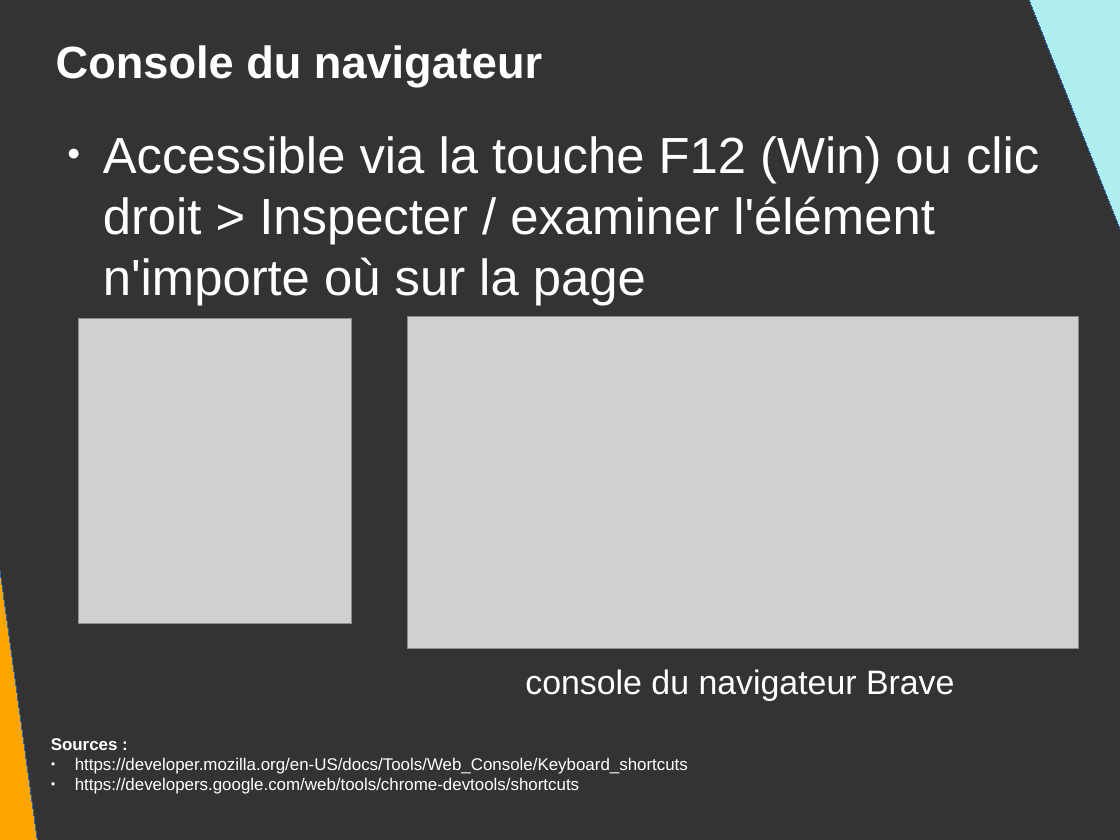
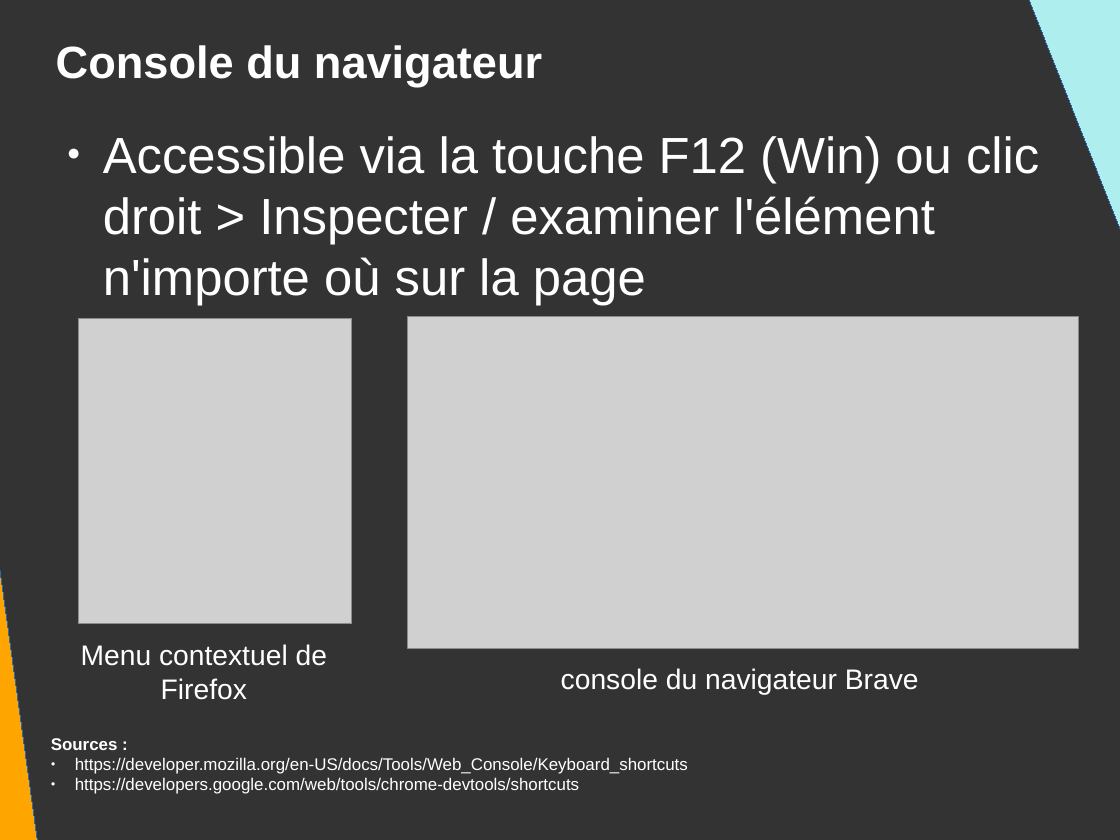
Before and after one commit to DanYellow/presentations, a slide deck: slide 127 of mmi/html/travaux-pratiques/numero-2/presentation.odp (slide 114 before the commit). Drawn at 1120x840 pixels with LibreOffice and Linux fonts; fonts in the diff are those of the drawing; grey boxes stand for pictures. Boxes give left, top, right and bottom in pixels: in the first picture for what was removed or moved away, otherwise in the second. Text is boxed around its words. In the diff, an @@ line names an element or a change of style, - is before the commit and + after.

```diff
--- a/mmi/html/travaux-pratiques/numero-2/presentation.odp
+++ b/mmi/html/travaux-pratiques/numero-2/presentation.odp
@@ text added at (81,644,327,700), 20 pt, text #FFFFFF @@
+Menu contextuel de Firefox
@@ text "console du navigateur Brave" at (561,668,919,695): size 24 to 20 pt @@
```
Also in this commit, not shown: 5 other slides changed, 16 slides added, 1 slide removed, 4 other files.
